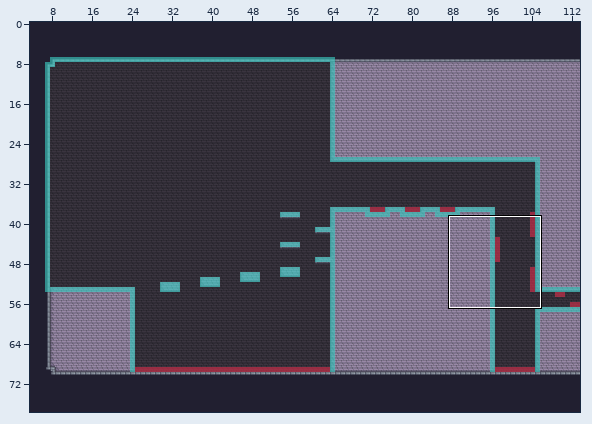
Two states of a Tiled map, Output/Assets/maps/level2.tmx. Above: a wide view before the commit, with the close-up outlined.
Close-up. First the earlier version:
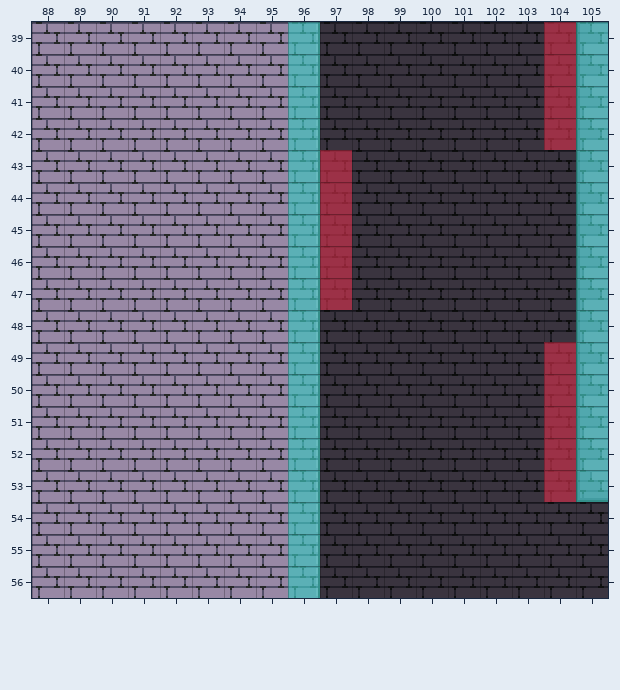
Cells are 16x16 px. Shown: x 88..105, y 39..56. The commit also changed other parts of the map, which this record leaves out. Not drawn, because the pictures are missing: unchanged layer "spikes".
Now the later version:
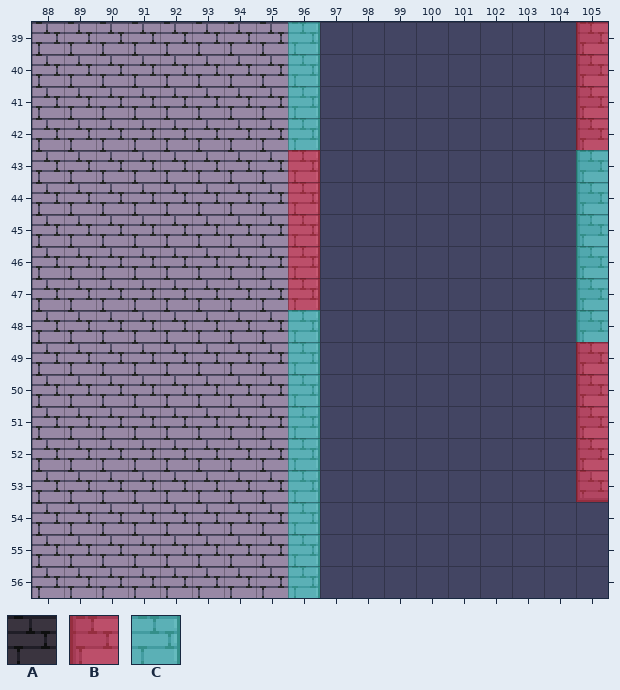
Key: from "Terrain (16x16)bdark": A 128; from "colliderColors": B 0, C 1.
_ is an empty cell.
See-through tiles are keyed as they look on the map.
Diff:
Layer "Background" (removed):
y 39..53: x 97..104 AAAAAAAA -> ________
y 54..56: x 97..105 AAAAAAAAA -> _________
Layer "groundColliders":
y 39..42: x 105 C -> _
y 43..47: x 96 C -> _
y 49..53: x 105 C -> _
Layer "deathColliders":
y 39..42: x 104..105 B_ -> _B
y 43..47: x 96..97 _B -> B_
y 49..53: x 104..105 B_ -> _B
Pixel boxes of the changes (left, top, right, bottom) in both close-ups:
changed: (288, 22, 608, 598)
